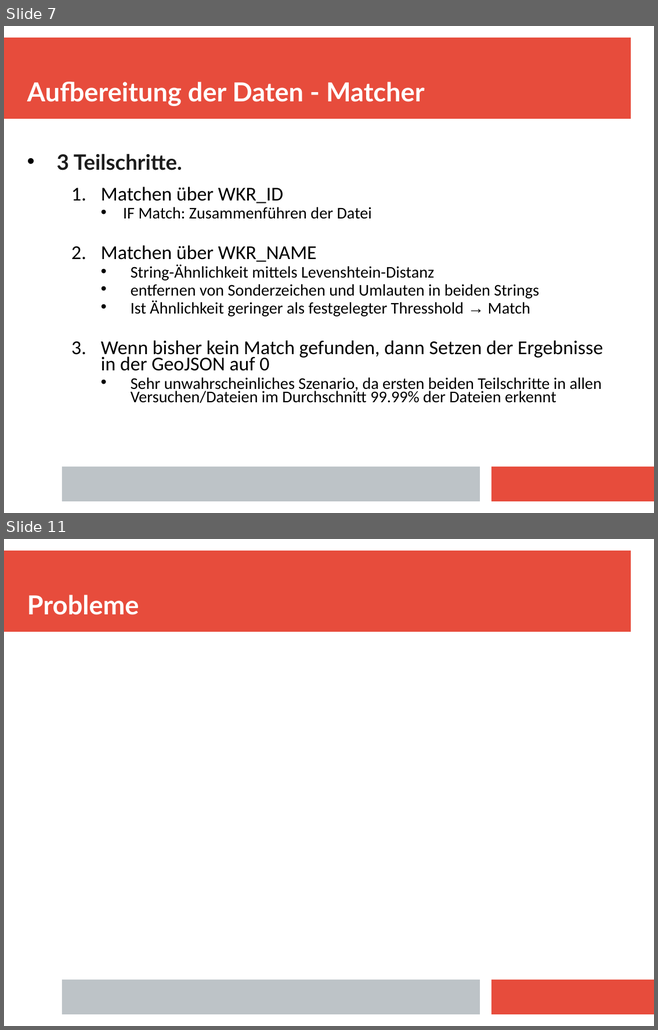
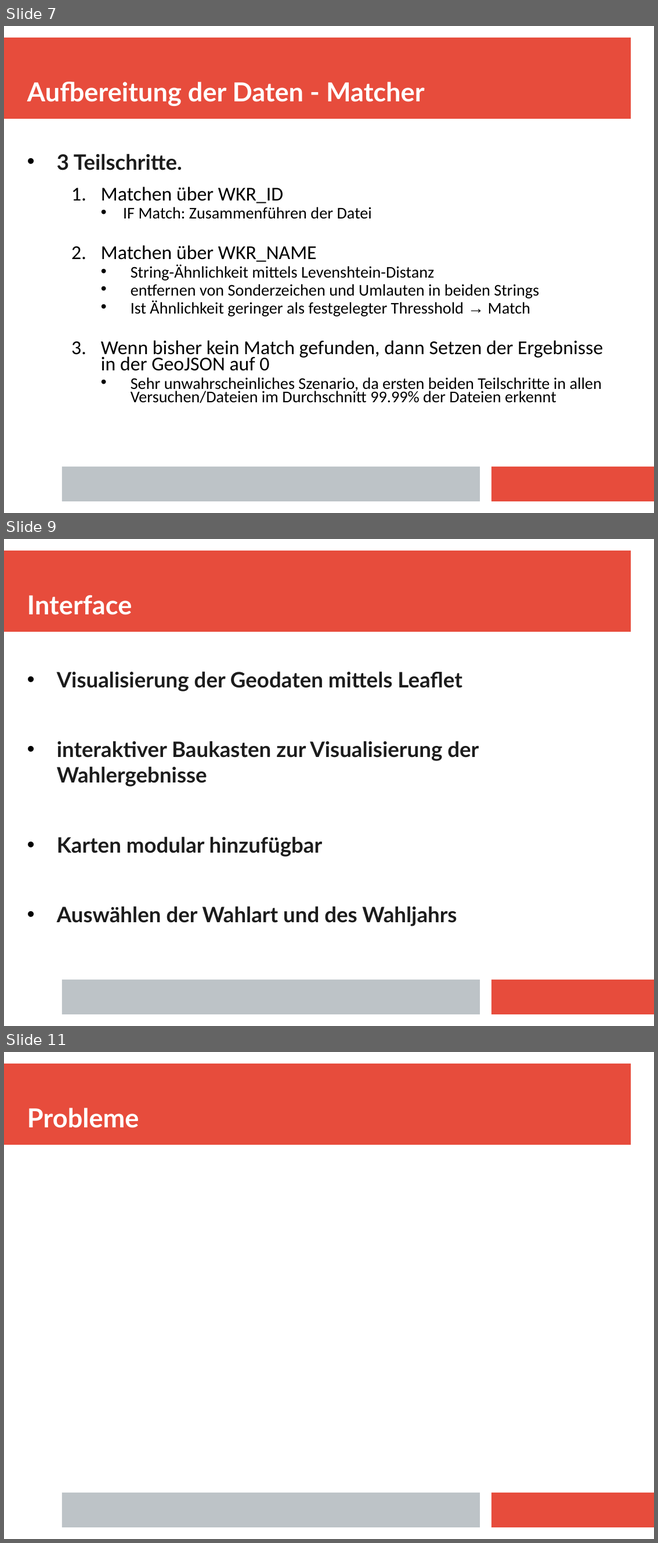
Before and after one commit to fziegner/election-visualization, a slide deck: slides_wcm_abschlusspraesentation.odp. Shown one above the other, each under a label of ours: slides 7 and 11 before the commit, slides 7, 9 and 11 after it; the slides between them are not shown. The pictures are 658x1030 and 658x1543 pixels, drawn with LibreOffice and Linux fonts; fonts in the diff are those of the drawing. Boxes give left, top, right and bottom in pixels: in the first picture for what was removed or moved away, otherwise in the second. Text is boxed around its words. In the diff, an @@ line names an element or a change of style, - is before the commit and + after.

```diff
--- a/slides_wcm_abschlusspraesentation.odp
+++ b/slides_wcm_abschlusspraesentation.odp
@@ slide 9 added at [4, 539, 654, 1026], background #FFFFFF; not listed: 3 template elements that a slide beside it also shows @@
@@ title added at [27, 595, 132, 615], 32 pt, text #FFFFFF, bold @@
+Interface
@@ text added at [57, 671, 478, 926], 26 pt, text #1C1C1C, bold @@
+• Visualisierung der Geodaten mittels Leaflet
+• interaktiver Baukasten zur Visualisierung der Wahlergebnisse
+• Karten modular hinzufügbar
+• Auswählen der Wahlart und des Wahljahrs
```
Also in this commit, not shown: 2 slides changed, 2 other slides added, 2 slides removed.
